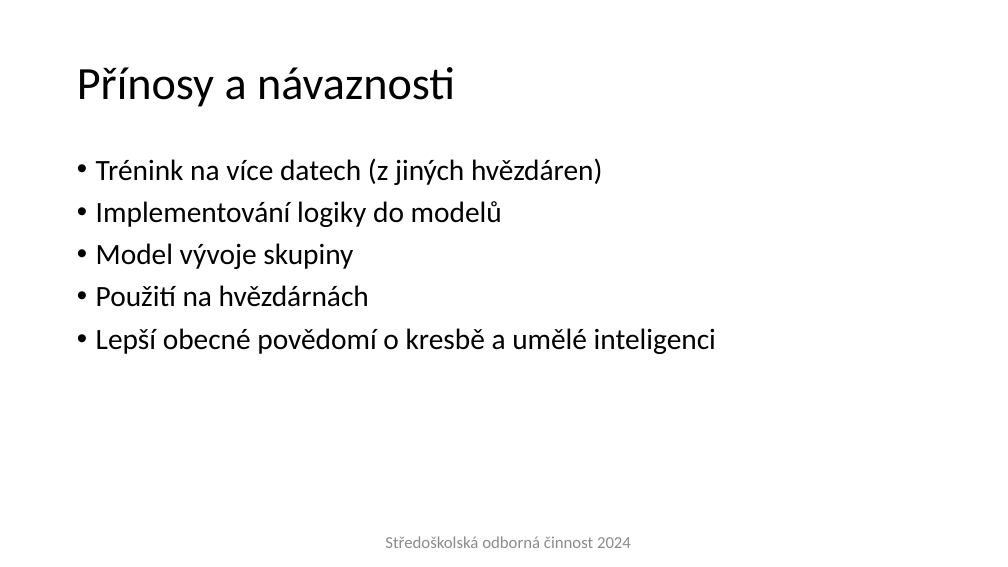
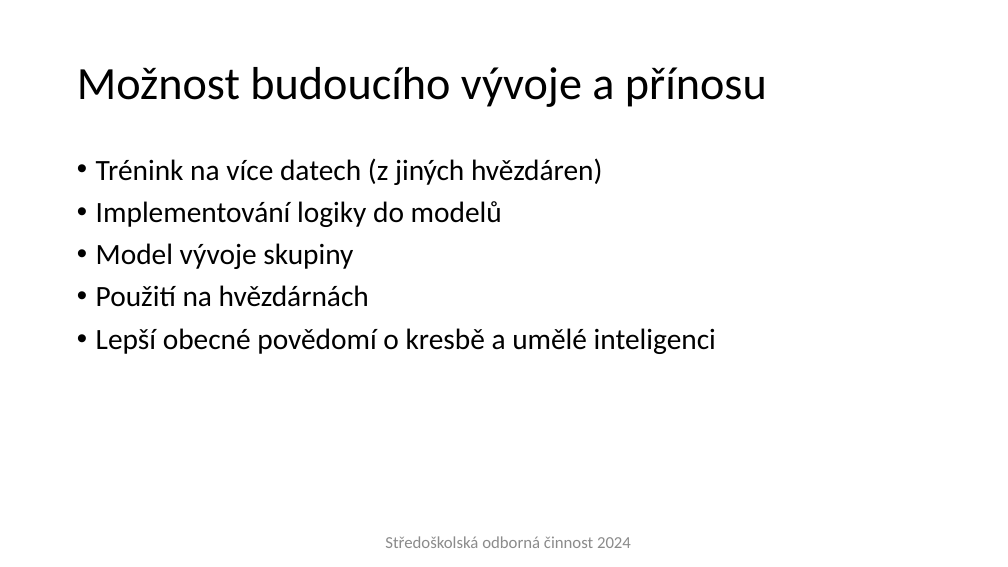
Before and after one commit to Plice13/LunarEagle, a slide deck: slide 9 of SOC - prezentace.pptx. Drawn at 1008x567 pixels with LibreOffice and Linux fonts; fonts in the diff are those of the drawing; background and template pictures are left out. Boxes give left, top, right and bottom in pixels: in the first picture for what was removed or moved away, otherwise in the second. Text is boxed around its words. In the diff, an @@ line names an element or a change of style, - is before the commit and + after.

```diff
--- a/SOC - prezentace.pptx
+++ b/SOC - prezentace.pptx
@@ title at [77, 67, 767, 107]: text changed @@
-Přínosy a návaznosti
+Možnost budoucího vývoje a přínosu
```
Also in this commit, not shown: 5 other slides changed, 7 other files.
